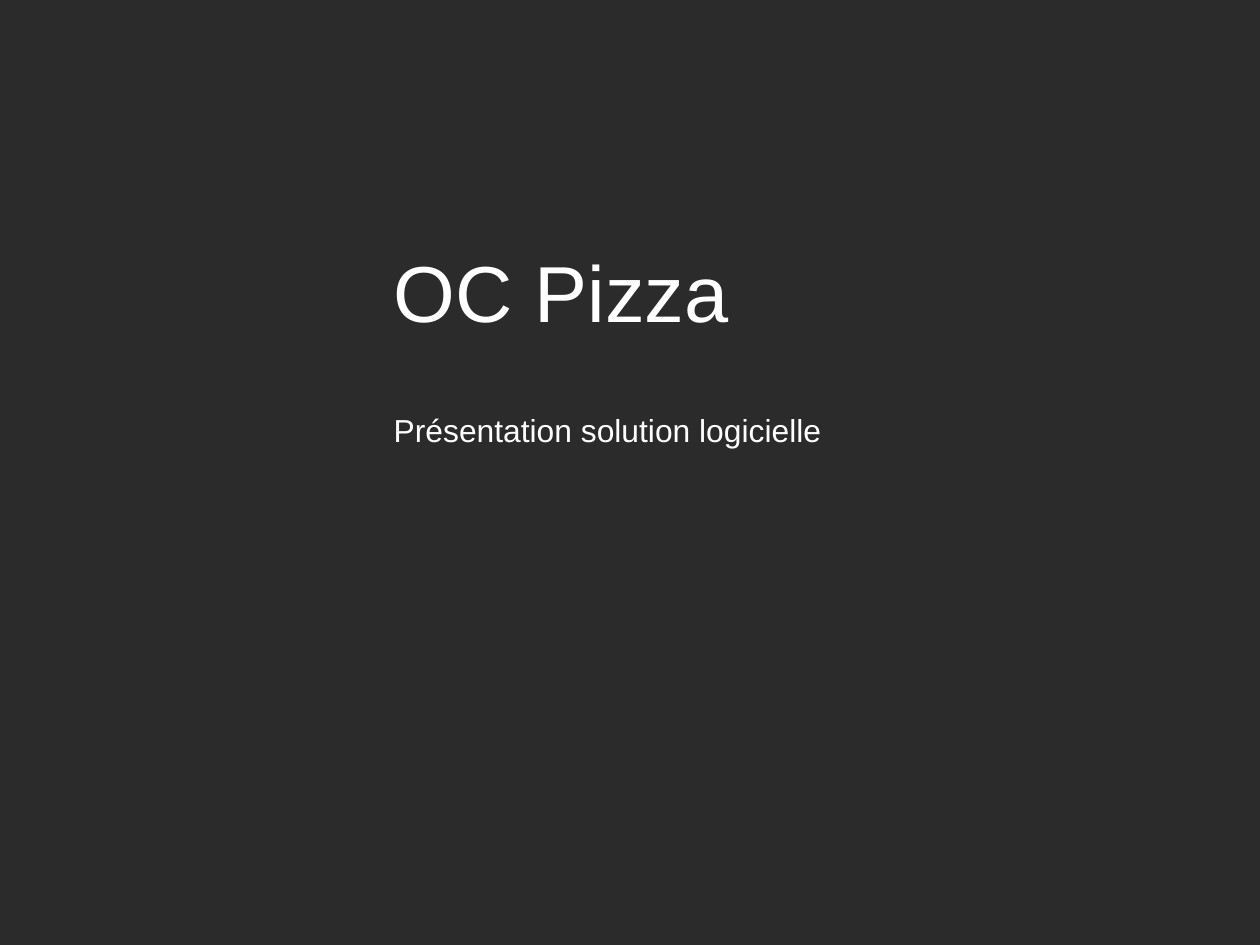
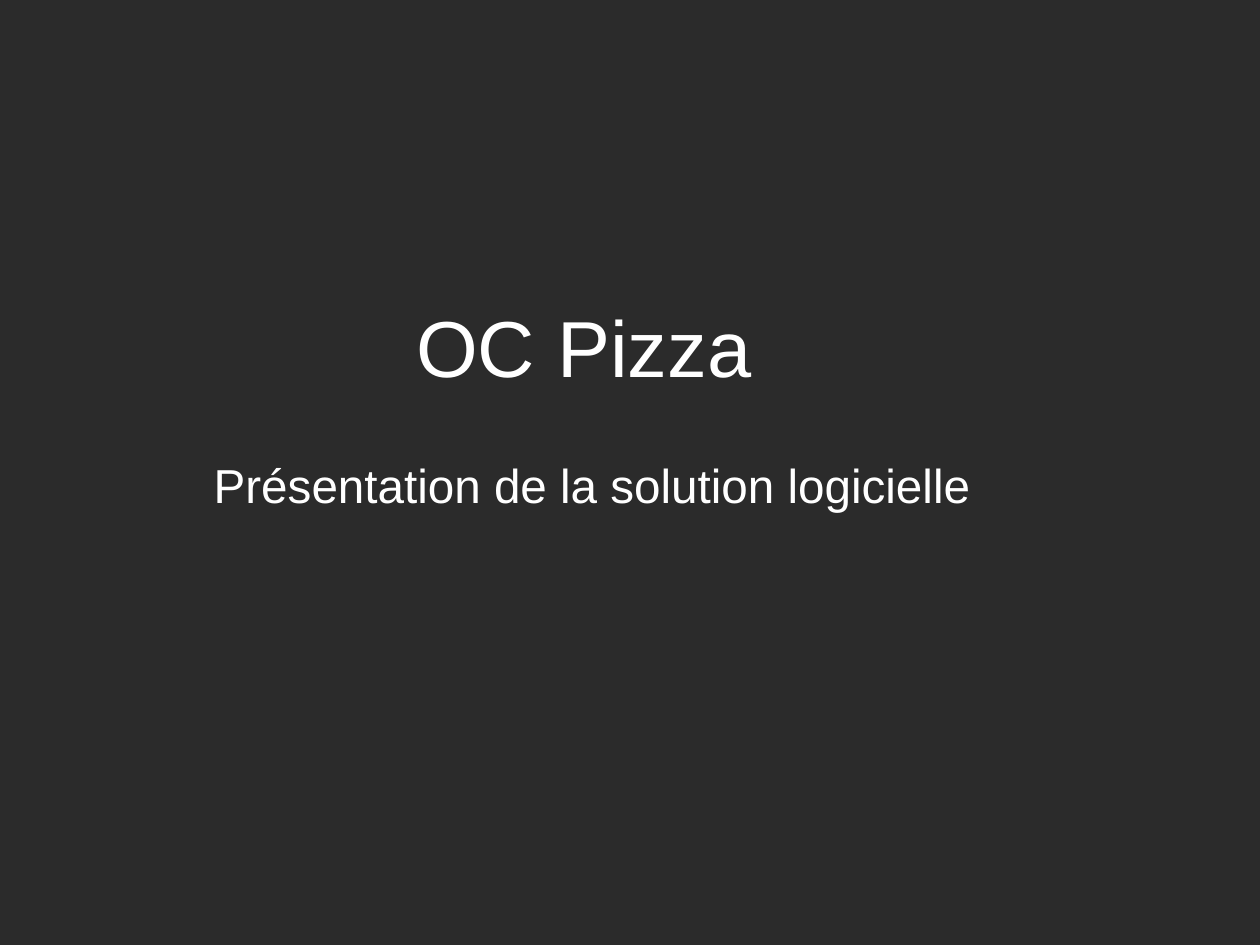
Before and after one commit to Hyperyon/p4-OCPizza, a slide deck: slide 1 of Présentation projet.odp. Drawn at 1260x945 pixels with LibreOffice and Linux fonts; fonts in the diff are those of the drawing; background and template pictures are left out; a plain dark background stands for a picture behind light text. Boxes give left, top, right and bottom in pixels: in the first picture for what was removed or moved away, otherwise in the second. Text is boxed around its words. In the diff, an @@ line names an element or a change of style, - is before the commit and + after.

```diff
--- a/Présentation projet.odp
+++ b/Présentation projet.odp
@@ text "OC Pizza": place and size @@
-text "OC Pizza" at bbox=[394, 264, 729, 323]
+text "OC Pizza" at bbox=[416, 319, 751, 378]
@@ text at bbox=[214, 468, 971, 512]: text changed; size 20 to 30 pt @@
-Présentation solution logicielle
+Présentation de la solution logicielle
```
Also in this commit, not shown: 4 other slides changed, 1 slide added, 1 slide removed, 7 other files.
